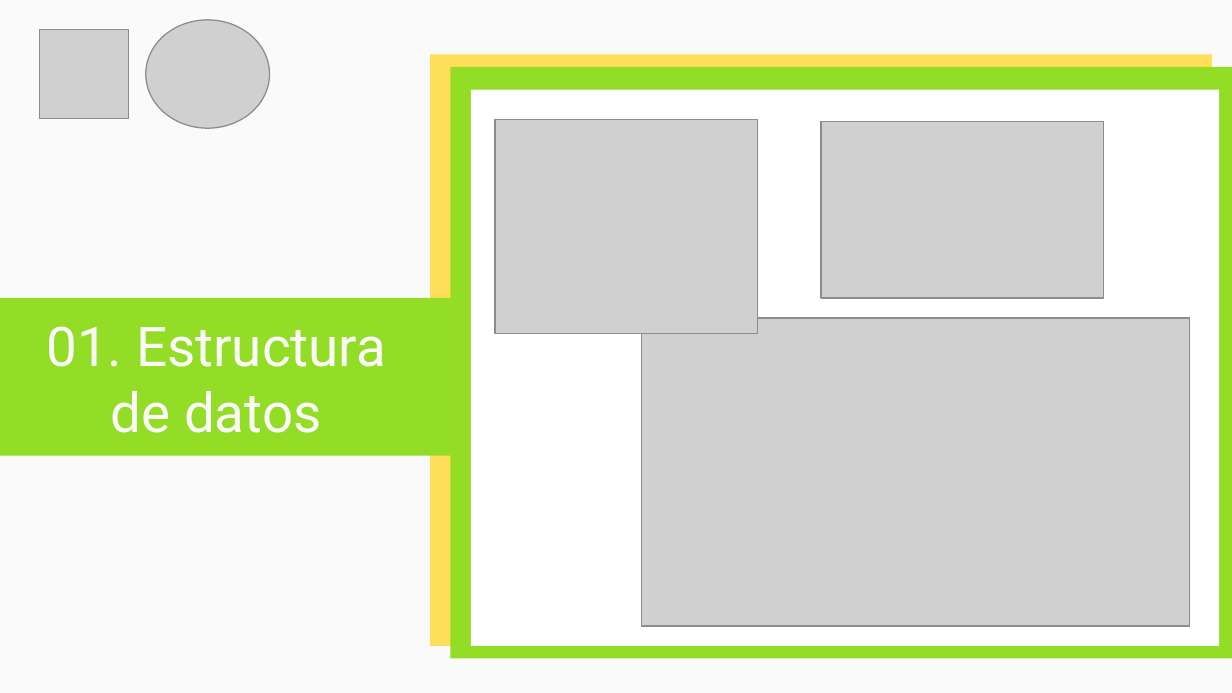
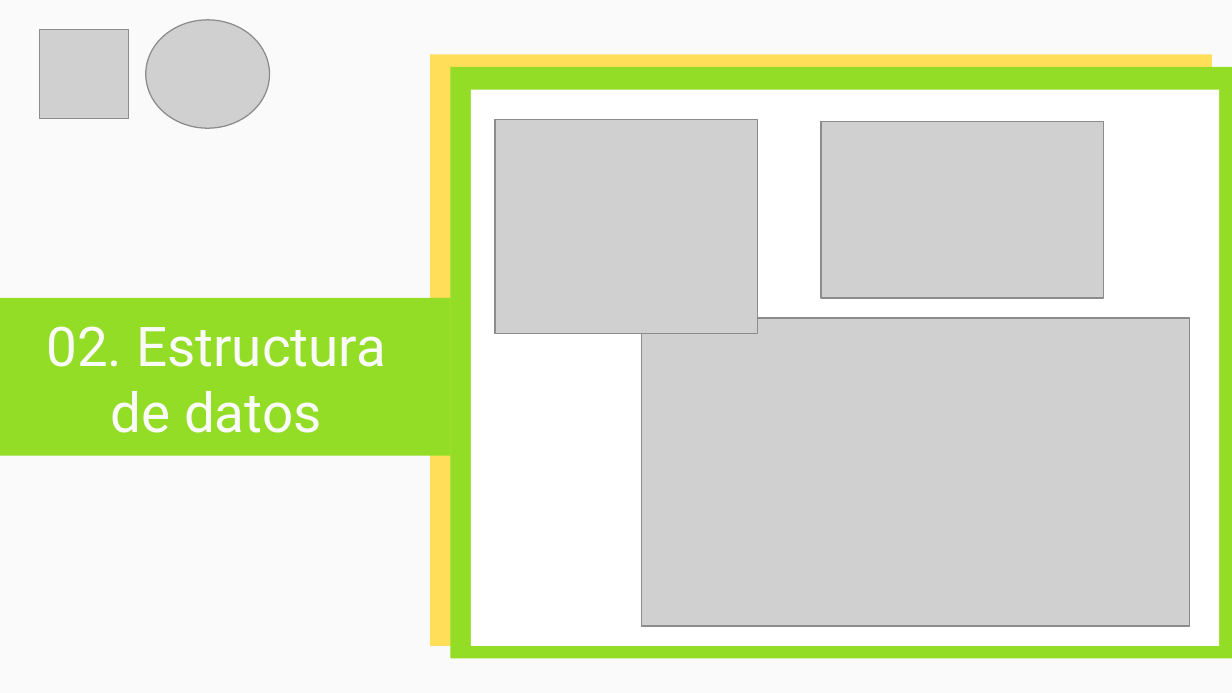
Before and after one commit to cangothic/CursoDePrgramacionCompetitiva, a slide deck: slide 8 of clase 4/Capacitación Maratones.pptx (slide 2 before the commit). Drawn at 1232x693 pixels with LibreOffice and Linux fonts; fonts in the diff are those of the drawing; grey boxes stand for pictures. Boxes give left, top, right and bottom in pixels: in the first picture for what was removed or moved away, otherwise in the second. Text is boxed around its words. In the diff, an @@ line names an element or a change of style, - is before the commit and + after.

```diff
--- a/clase 4/Capacitación Maratones.pptx
+++ b/clase 4/Capacitación Maratones.pptx
@@ title at (x1=46, y1=326, x2=386, y2=433): text changed @@
-01. Estructura de datos
+02. Estructura de datos
```
Also in this commit, not shown: 1 other slide changed, 15 slides added, 16 slides removed.
